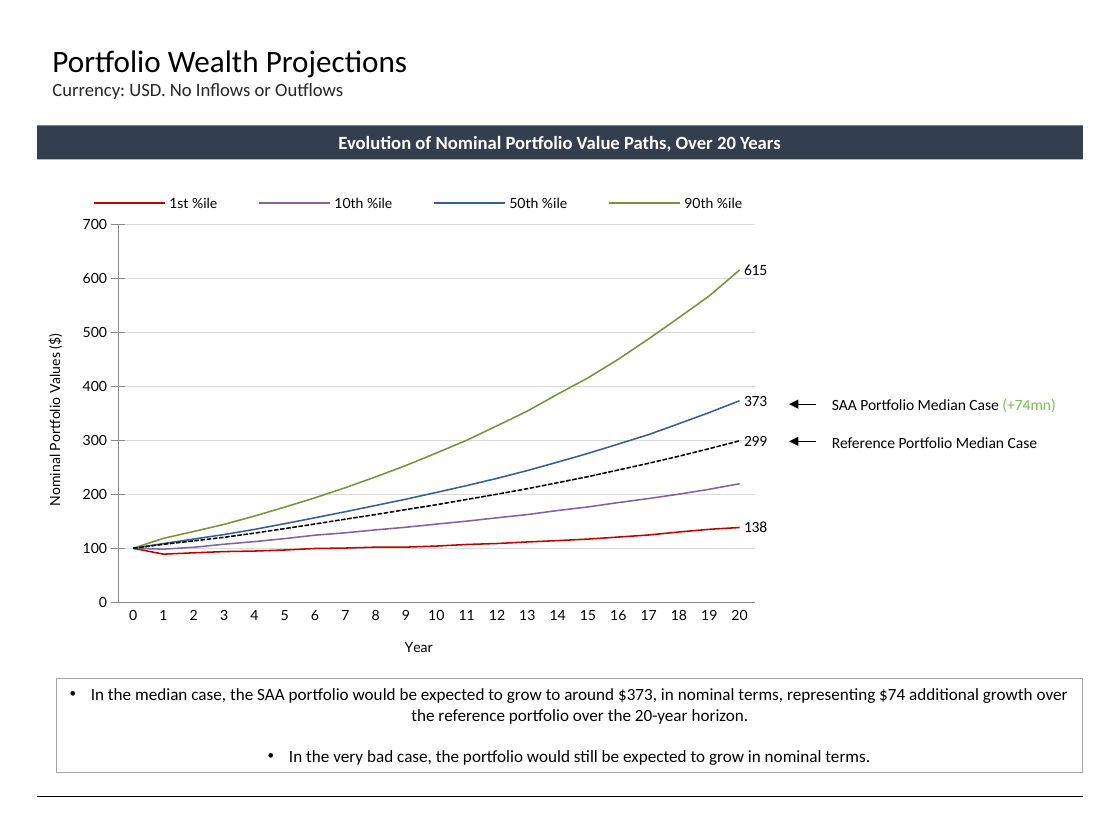
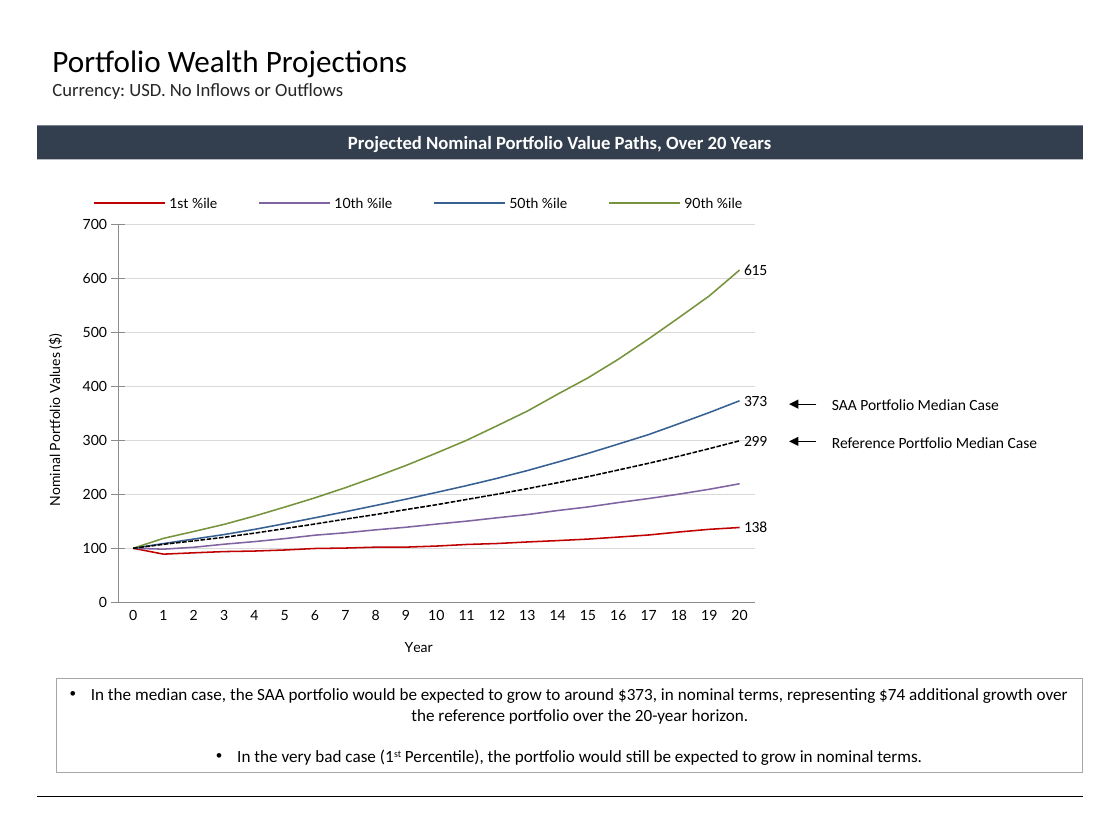
Before and after one commit to fabarker/epsilon-phi, a slide deck: slide 11 of epsilon-phi-core/src/python/epsilonPhi/ep_saa/marketing/Slides.pptx. Drawn at 1120x840 pixels with LibreOffice and Linux fonts; fonts in the diff are those of the drawing. Boxes give left, top, right and bottom in pixels: in the first picture for what was removed or moved away, otherwise in the second. Text is boxed around its words. In the diff, an @@ line names an element or a change of style, - is before the commit and + after.

```diff
--- a/epsilon-phi-core/src/python/epsilonPhi/ep_saa/marketing/Slides.pptx
+++ b/epsilon-phi-core/src/python/epsilonPhi/ep_saa/marketing/Slides.pptx
@@ text in rectangle at (348,136,772,152): text changed @@
-Evolution of Nominal Portfolio Value Paths, Over 20 Years
+Projected Nominal Portfolio Value Paths, Over 20 Years
@@ text at (832,399,998,410): text changed @@
-SAA Portfolio Median Case (+74mn)
+SAA Portfolio Median Case
@@ text in rectangle at (237,749,922,765): text changed @@
-• In the very bad case, the portfolio would still be expected to grow in nominal terms.
+• In the very bad case (1st Percentile), the portfolio would still be expected to grow in nominal terms.
```
Also in this commit, not shown: 18 other slides changed, 1 slide added, 1 other file.
